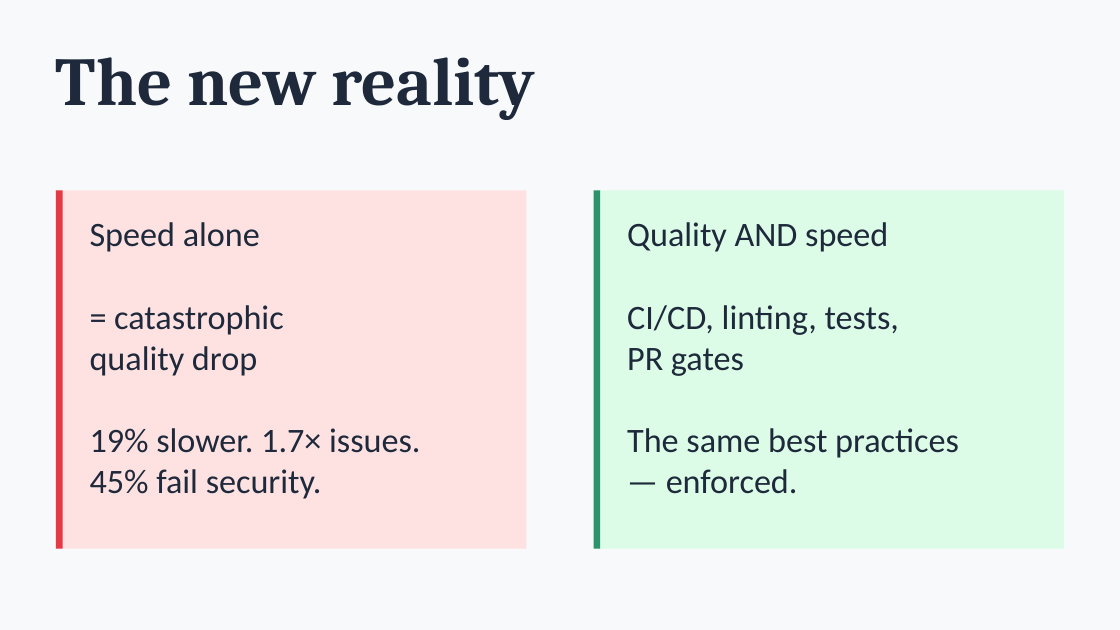
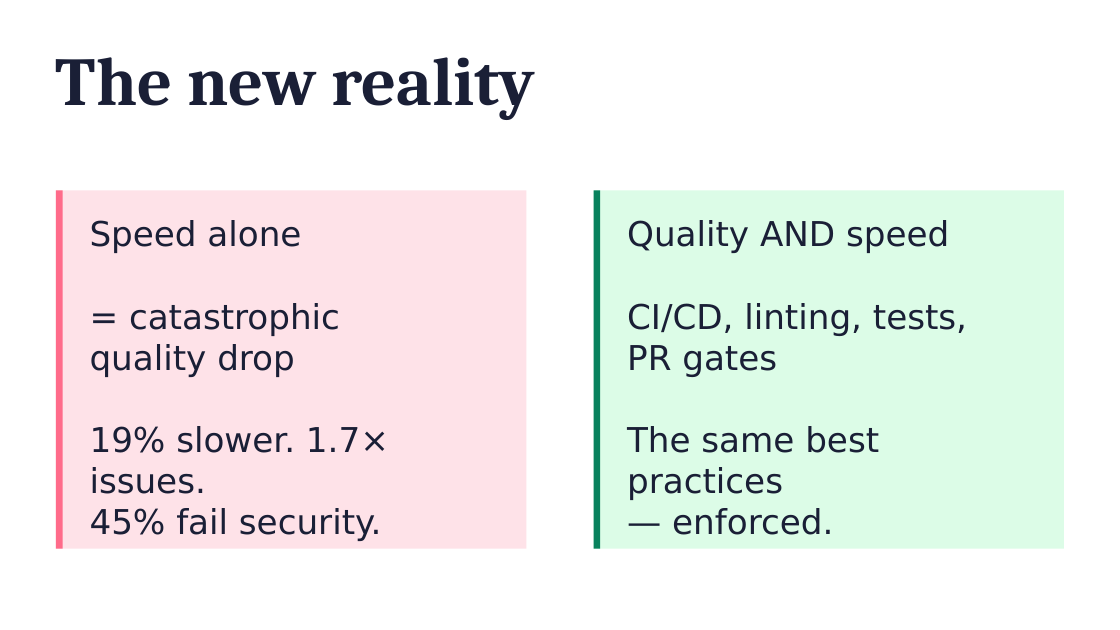
Before and after one commit to michaelengland/ai-best-practices, a slide deck: slide 22 of decks/builder/builder.pptx. Drawn at 1120x630 pixels with LibreOffice and Linux fonts; fonts in the diff are those of the drawing. Boxes give left, top, right and bottom in pixels: in the first picture for what was removed or moved away, otherwise in the second. Text is boxed around its words. In the diff, an @@ line names an element or a change of style, - is before the commit and + after.

```diff
--- a/decks/builder/builder.pptx
+++ b/decks/builder/builder.pptx
@@ background #F8F9FA to #FFFFFF @@
@@ rectangle at (56, 190, 526, 549): fill #FEE2E2 to #FEE2E8 @@
@@ rectangle at (56, 190, 63, 549): fill #E63946 to #FF6B8A @@
@@ rectangle at (594, 190, 600, 549): fill #2D936C to #09825D @@
@@ text "Speed alone" at (90, 220, 389, 541): font Calibri to DejaVu Sans, text colour #1E293B to #1A1F36 @@
@@ text "Quality AND speed" at (627, 220, 967, 535): font Calibri to DejaVu Sans, text colour #1E293B to #1A1F36 @@
```
Also in this commit, not shown: 54 other slides changed, 34 other files.
